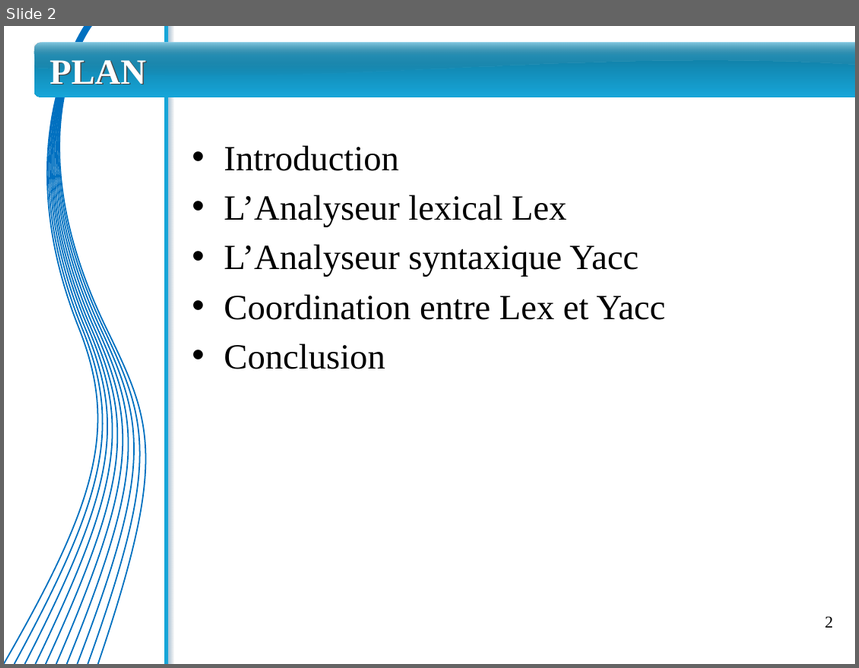
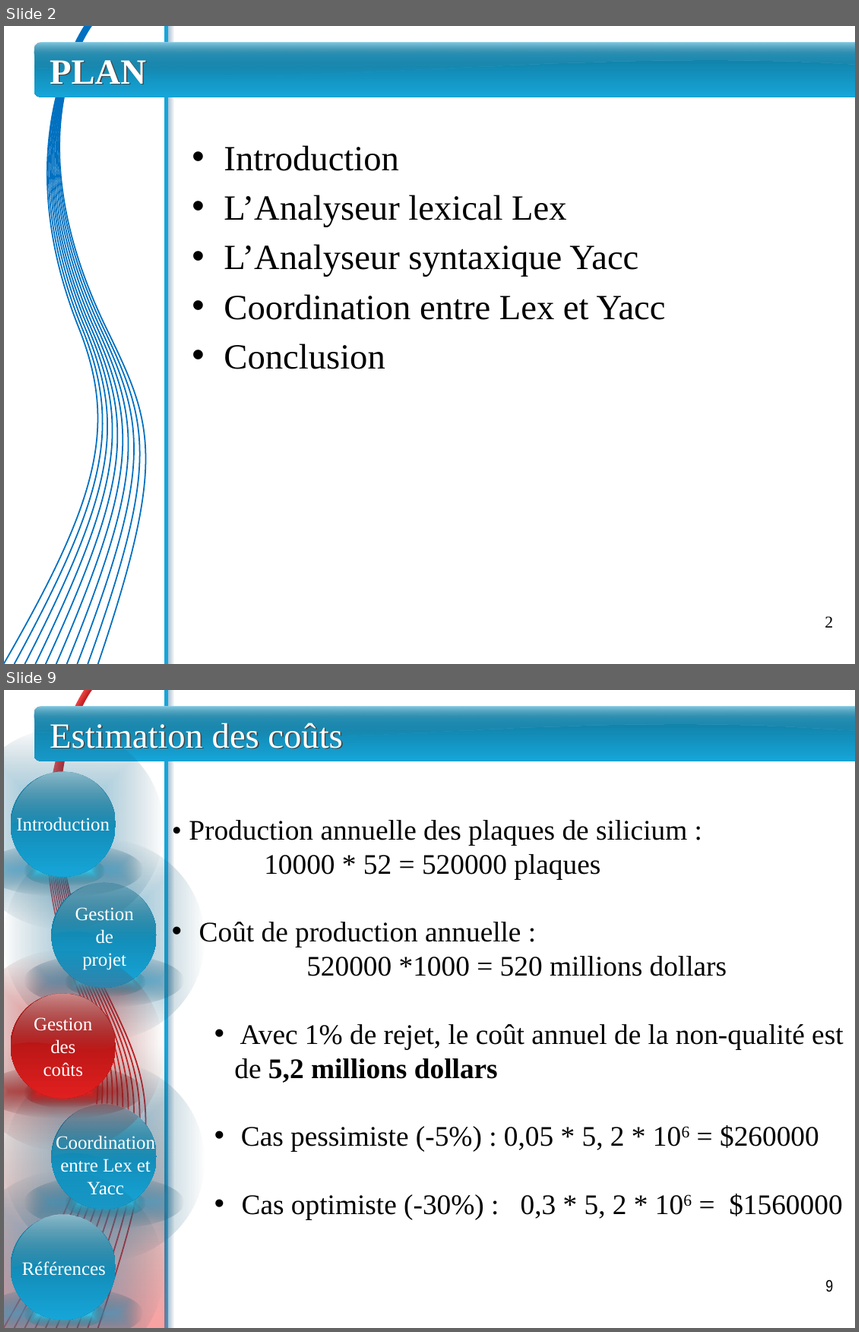
Before and after one commit to sarrabenbrahim/team-war, a slide deck: PFE/Presentation/presentation - Jaafar.pptx. Shown one above the other, each under a label of ours: slide 2 before the commit, slides 2 and 9 after it; the slides between them are not shown. The pictures are 859x668 and 859x1332 pixels, drawn with LibreOffice and Linux fonts; fonts in the diff are those of the drawing. Boxes give left, top, right and bottom in pixels: in the first picture for what was removed or moved away, otherwise in the second. Text is boxed around its words. In the diff, an @@ line names an element or a change of style, - is before the commit and + after.

Commit message:
-+ Gestion de projet et Gestion des coûts

```diff
--- a/PFE/Presentation/presentation - Jaafar.pptx
+++ b/PFE/Presentation/presentation - Jaafar.pptx
@@ slide 9 added at (4, 690, 855, 1328), background #FFFFFF; not listed: 2 template elements that a slide beside it also shows @@
@@ group added at (4, 690, 168, 1328): 10 freeform shapes @@
@@ freeform shape added at (33, 706, 855, 749), fill gradient #4DC3ED to #245A6E @@
@@ rounded rectangle added at (34, 706, 855, 761), fill gradient #0F7295 to #16A5D8 @@
@@ rounded rectangle added at (34, 706, 855, 718), fill gradient #FFFFFF to #B6B6B6 @@
@@ title added at (50, 723, 342, 749), 30 pt, text #FFFFFF @@
+Estimation des coûts
@@ group added at (4, 728, 163, 929): 4 ellipses, 1 freeform shape @@
@@ text added at (16, 817, 110, 831), 16 pt, text #FFFFFF @@
+Introduction
@@ text added at (189, 820, 843, 1220), 24 pt, text #000000 @@
+• Production annuelle des plaques de silicium :
+10000 * 52 = 520000 plaques
+• Coût de production annuelle :
+  520000 *1000 = 520 millions dollars
+• Avec 1% de rejet, le coût annuel de la non-qualité est de 5,2 millions dollars
+• Cas pessimiste (-5%) : 0,05 * 5, 2 * 106 = $260000
+• Cas optimiste (-30%) : 0,3 * 5, 2 * 106 = $1560000
@@ group added at (4, 840, 204, 1040): 4 ellipses, 1 freeform shape @@
@@ text added at (75, 907, 134, 970), 16 pt, text #FFFFFF @@
+Gestion
+de
+projet
@@ group added at (4, 951, 163, 1151): 4 ellipses, 1 freeform shape @@
@@ text added at (34, 1018, 92, 1077), 16 pt, text #FFFFFF @@
+Gestion
+des
+coûts
@@ rectangle added at (4, 1043, 166, 1328), fill gradient #000000 to #F74343 @@
@@ group added at (4, 1061, 204, 1262): 4 ellipses, 1 freeform shape @@
@@ text added at (56, 1135, 155, 1195), 16 pt, text #FFFFFF @@
+Coordination entre Lex et Yacc
@@ group added at (4, 1172, 163, 1328): 4 ellipses, 1 freeform shape @@
@@ text added at (22, 1262, 106, 1276), 16 pt, text #FFFFFF @@
+Références
@@ page number added at (826, 1281, 833, 1293), 14 pt, text #000000 @@
+9
```
Also in this commit, not shown: 4 slides changed, 2 other slides added, 1 slide removed.
